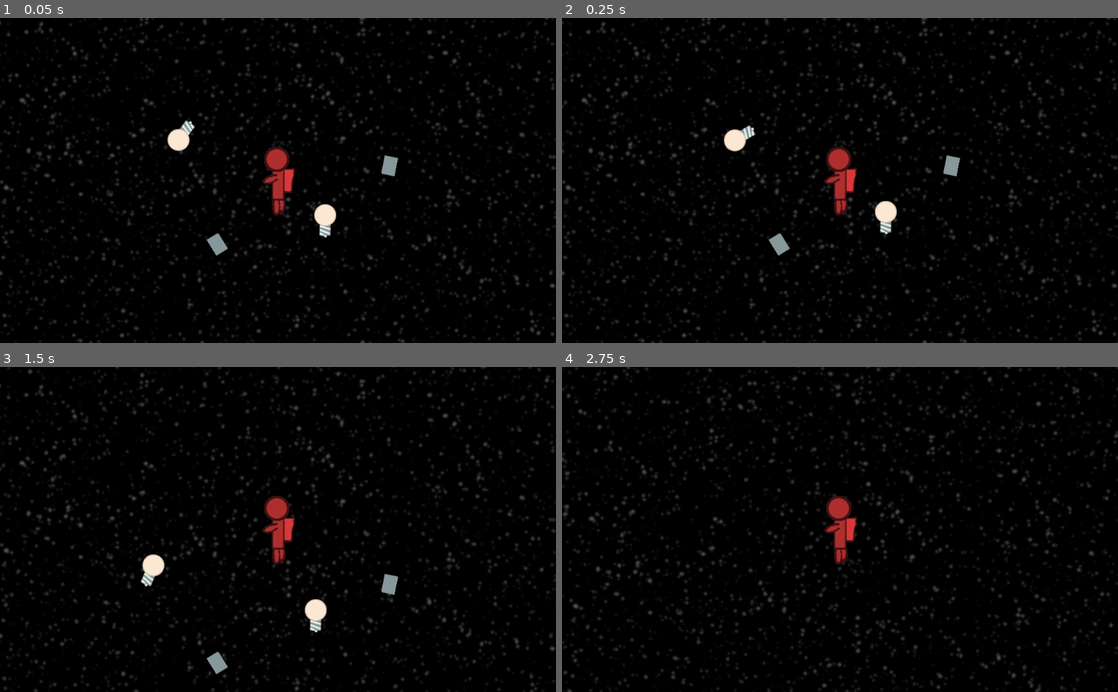
Above: before the commit, frames 1-4 (two rows, left to right).
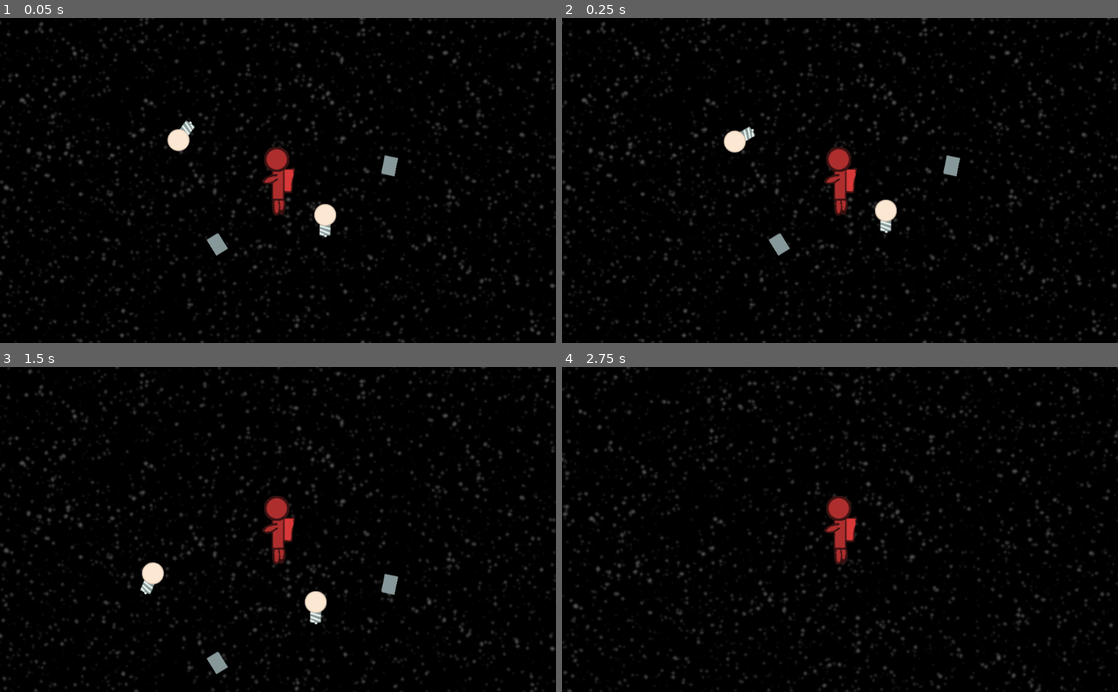
Above: after the commit, the same moments.

Repository: thecyberwraith/cb-gamejam-2021
Game: Godot game, scene res://Levels/Level2/Level2.tscn
Two runs of this game, one before a commit and one after it. Both use one fixed random seed, a clock stepped at 60 frames per second and the inputs below.
Inputs:
- Up to frame 1 (0.05 s): no input
- Up to frame 2 (0.25 s): no input
- Up to frame 3 (1.5 s): hold Up (ui_up) from 0.53 s (still down); tap Space (ui_select) at 0.77 s
- Up to frame 4 (2.75 s): tap Space (ui_select) at 1.52 s; release Up (ui_up) at 2.03 s; hold Left (ui_left) from 2.03 s (still down)

The runs differ from the first frame. In frame 1, less than 0.1% of the frame differs, in the area x 30-61%, y 31-68%; in frame 2, 0.2%; in frame 3, 0.6%, in the area x 25-59%, y 57-82%; in frame 4, nothing differs.

Commit message:
Level 2 end condition added.

Diff:
--- /dev/null
+++ b/Levels/Level2/Level2.gd
@@ -0,0 +1,18 @@
+extends Node2D
+
+onready var level_core = get_node("LevelCore")
+onready var base_1 = get_node("BulbBase")
+onready var base_2 = get_node("BulbBase2")
+
+var bases_filled = 0
+
+func _ready():
+	for base in [base_1, base_2]:
+		base.connect("on_bulb_placed", self, "change_bulb_count", [1])
+		base.connect("on_bulb_removed", self, "change_bulb_count", [-1])
+
+func change_bulb_count(amt: int):
+	bases_filled += amt
+
+	if bases_filled == 2:
+		level_core.level_success()
--- a/Levels/Level2/Level2.tscn
+++ b/Levels/Level2/Level2.tscn
@@ -1,10 +1,12 @@
-[gd_scene load_steps=4 format=2]
+[gd_scene load_steps=5 format=2]
 
 [ext_resource path="res://Levels/LevelCore.tscn" type="PackedScene" id=1]
 [ext_resource path="res://Items/Bulb/BulbBase.tscn" type="PackedScene" id=2]
 [ext_resource path="res://Items/Bulb/Bulb.tscn" type="PackedScene" id=3]
+[ext_resource path="res://Levels/Level2/Level2.gd" type="Script" id=4]
 
 [node name="Level2" type="Node2D"]
+script = ExtResource( 4 )
 
 [node name="LevelCore" parent="." instance=ExtResource( 1 )]
 
@@ -22,10 +24,10 @@
 
 [node name="Bulb" parent="." instance=ExtResource( 3 )]
 position = Vector2( 86, 75 )
-linear_velocity = Vector2( -12, -30 )
+linear_velocity = Vector2( -12, -40 )
 
 [node name="Bulb2" parent="." instance=ExtResource( 3 )]
 position = Vector2( -175, -83 )
 rotation = -2.59262
-linear_velocity = Vector2( -40, 20 )
+linear_velocity = Vector2( -40.666, 30 )
 angular_velocity = 2.0
